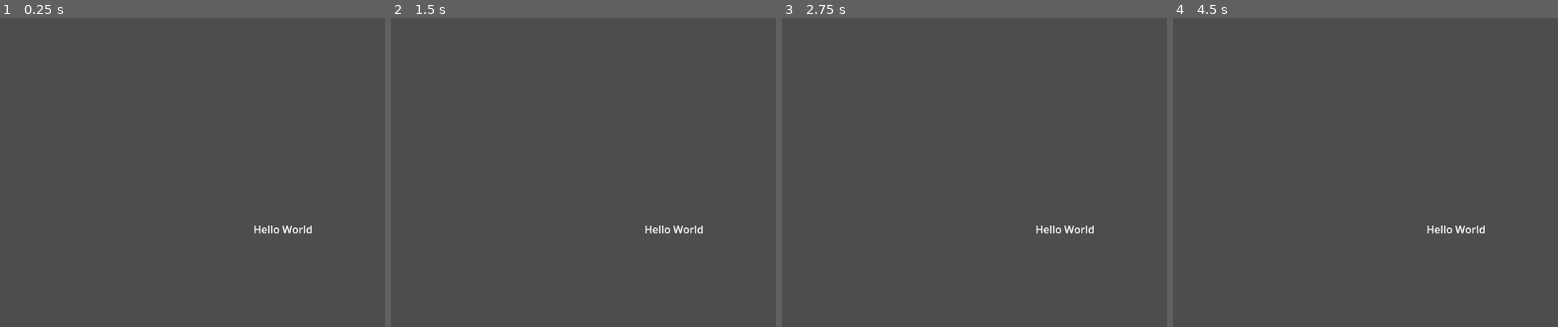
Above: before the commit, frames 1-4 (left to right).
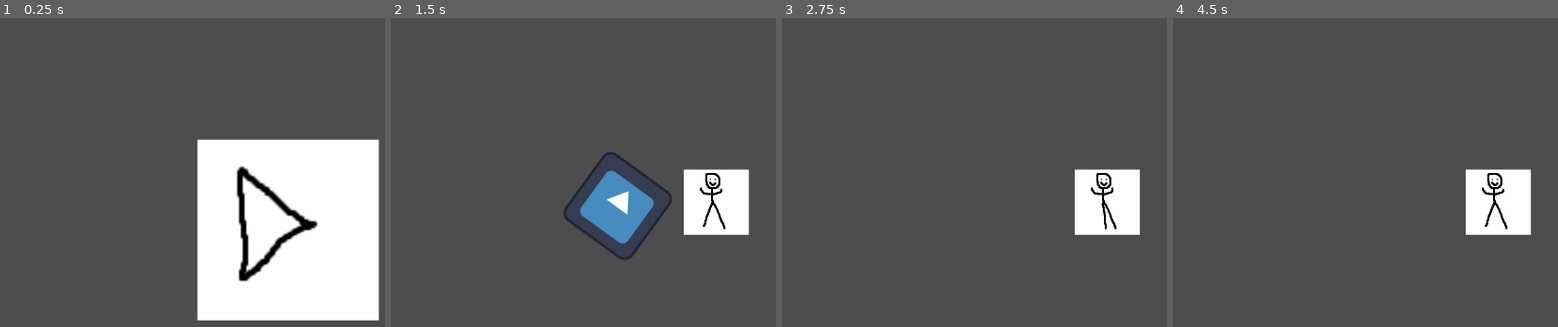
Above: after the commit, the same moments.

Repository: Jolomolokolo/FragmentsOfFlavor
Game: Godot game, scene res://start_screen.tscn
Same seed, same stepped clock (60 frames per second), same inputs: the game is played once before the commit and once after it. Before the commit the project starts from res://label.tscn. The engine's default icon, where the game draws it, is replaced by a stand-in: a white triangle on a blue panel in a dark square.
Inputs (mouse positions are in pixels of both pictures, inside the frame that each line leads up to):
- Up to frame 1 (0.25 s): no input
- Up to frame 2 (1.5 s): click (679, 231) at 0.52 s; hold Right (ui_right) from 1.28 s (still down)
- Up to frame 3 (2.75 s): release Right (ui_right) at 2.03 s; hold Down (ui_down) from 2.03 s (still down)
- Up to frame 4 (4.5 s): release Down (ui_down) at 2.78 s; hold Right (ui_right) 2.78-3.53 s; tap Enter at 3.5 s; hold Up (ui_up) 3.53-4.28 s; tap Space at 4.25 s; hold Left (ui_left) from 4.28 s (still down)

The runs differ from the first frame. In frame 1, 28% of the frame differs, in the area x 51-99%, y 39-98%; in frame 2, 7.2%; in frame 3, 3.7%; in frame 4, 3.7%.

Commit message:
Start Screen made and start with scene 2-cafe

Diff:
--- /dev/null
+++ b/gamefile/cafe.tscn
@@ -0,0 +1,32 @@
+[gd_scene load_steps=6 format=3 uid="uid://dsd2i2hy1l4ff"]
+
+[ext_resource type="Texture2D" uid="uid://duko4lawp17g8" path="res://icon.svg" id="1_1shns"]
+[ext_resource type="Texture2D" uid="uid://blura11f8mrfe" path="res://icons/animation-1.png" id="1_3aioc"]
+[ext_resource type="Texture2D" uid="uid://dh0wi1dp0c678" path="res://icons/animation-2.png" id="2_8ejl6"]
+[ext_resource type="Script" path="res://player.gd" id="2_biw3y"]
+
+[sub_resource type="SpriteFrames" id="SpriteFrames_tnwyf"]
+animations = [{
+"frames": [{
+"duration": 2.0,
+"texture": ExtResource("1_3aioc")
+}, {
+"duration": 2.0,
+"texture": ExtResource("2_8ejl6")
+}],
+"loop": true,
+"name": &"default",
+"speed": 5.0
+}]
+
+[node name="Cafe" type="Node2D"]
+
+[node name="AnimatedSprite2D" type="AnimatedSprite2D" parent="."]
+position = Vector2(641, 283)
+sprite_frames = SubResource("SpriteFrames_tnwyf")
+autoplay = "default"
+
+[node name="Player" type="Sprite2D" parent="."]
+position = Vector2(490, 289)
+texture = ExtResource("1_1shns")
+script = ExtResource("2_biw3y")
--- a/gamefile/label.tscn
+++ /dev/null
@@ -1,16 +0,0 @@
-[gd_scene format=3 uid="uid://deh7ksmmfabmg"]
-
-[node name="Label" type="Label"]
-anchors_preset = 8
-anchor_left = 0.5
-anchor_top = 0.5
-anchor_right = 0.5
-anchor_bottom = 0.5
-offset_left = -45.5
-offset_top = -11.5
-offset_right = 45.5
-offset_bottom = 11.5
-grow_horizontal = 2
-grow_vertical = 2
-size_flags_horizontal = 4
-text = "Hello World"
--- /dev/null
+++ b/gamefile/player.gd
@@ -0,0 +1,23 @@
+extends Sprite2D
+
+var speed = 800
+var angular_speed = PI
+
+func _process(delta):
+	var direction = 0
+	var velocity = Vector2.ZERO
+
+	if Input.is_action_pressed("ui_left"):
+		direction = -1
+	if Input.is_action_pressed("ui_right"):
+		direction = 1
+
+	rotation += angular_speed * direction * delta
+
+	if Input.is_action_pressed("ui_up"):
+		velocity = Vector2.UP.rotated(rotation) * speed
+
+	if Input.is_action_pressed("ui_down"):
+		velocity = Vector2.DOWN.rotated(rotation) * speed
+
+	position += velocity * delta
--- a/gamefile/project.godot
+++ b/gamefile/project.godot
@@ -11,6 +11,41 @@
 [application]
 
 config/name="Fragment of Flavor"
-run/main_scene="res://label.tscn"
+run/main_scene="res://start_screen.tscn"
 config/features=PackedStringArray("4.3", "Forward Plus")
 config/icon="res://icon.svg"
+
+[input]
+
+ui_left={
+"deadzone": 0.5,
+"events": [Object(InputEventKey,"resource_local_to_scene":false,"resource_name":"","device":0,"window_id":0,"alt_pressed":false,"shift_pressed":false,"ctrl_pressed":false,"meta_pressed":false,"pressed":false,"keycode":4194319,"physical_keycode":0,"key_label":0,"unicode":0,"location":0,"echo":false,"script":null)
+, Object(InputEventJoypadButton,"resource_local_to_scene":false,"resource_name":"","device":0,"button_index":13,"pressure":0.0,"pressed":false,"script":null)
+, Object(InputEventJoypadMotion,"resource_local_to_scene":false,"resource_name":"","device":0,"axis":0,"axis_value":-1.0,"script":null)
+, Object(InputEventKey,"resource_local_to_scene":false,"resource_name":"","device":-1,"window_id":0,"alt_pressed":false,"shift_pressed":false,"ctrl_pressed":false,"meta_pressed":false,"pressed":false,"keycode":0,"physical_keycode":65,"key_label":0,"unicode":97,"location":0,"echo":false,"script":null)
+]
+}
+ui_right={
+"deadzone": 0.5,
+"events": [Object(InputEventKey,"resource_local_to_scene":false,"resource_name":"","device":0,"window_id":0,"alt_pressed":false,"shift_pressed":false,"ctrl_pressed":false,"meta_pressed":false,"pressed":false,"keycode":4194321,"physical_keycode":0,"key_label":0,"unicode":0,"location":0,"echo":false,"script":null)
+, Object(InputEventJoypadButton,"resource_local_to_scene":false,"resource_name":"","device":0,"button_index":14,"pressure":0.0,"pressed":false,"script":null)
+, Object(InputEventJoypadMotion,"resource_local_to_scene":false,"resource_name":"","device":0,"axis":0,"axis_value":1.0,"script":null)
+, Object(InputEventKey,"resource_local_to_scene":false,"resource_name":"","device":-1,"window_id":0,"alt_pressed":false,"shift_pressed":false,"ctrl_pressed":false,"meta_pressed":false,"pressed":false,"keycode":0,"physical_keycode":68,"key_label":0,"unicode":100,"location":0,"echo":false,"script":null)
+]
+}
+ui_up={
+"deadzone": 0.5,
+"events": [Object(InputEventKey,"resource_local_to_scene":false,"resource_name":"","device":0,"window_id":0,"alt_pressed":false,"shift_pressed":false,"ctrl_pressed":false,"meta_pressed":false,"pressed":false,"keycode":4194320,"physical_keycode":0,"key_label":0,"unicode":0,"location":0,"echo":false,"script":null)
+, Object(InputEventJoypadButton,"resource_local_to_scene":false,"resource_name":"","device":0,"button_index":11,"pressure":0.0,"pressed":false,"script":null)
+, Object(InputEventJoypadMotion,"resource_local_to_scene":false,"resource_name":"","device":0,"axis":1,"axis_value":-1.0,"script":null)
+, Object(InputEventKey,"resource_local_to_scene":false,"resource_name":"","device":-1,"window_id":0,"alt_pressed":false,"shift_pressed":false,"ctrl_pressed":false,"meta_pressed":false,"pressed":false,"keycode":0,"physical_keycode":87,"key_label":0,"unicode":119,"location":0,"echo":false,"script":null)
+]
+}
+ui_down={
+"deadzone": 0.5,
+"events": [Object(InputEventKey,"resource_local_to_scene":false,"resource_name":"","device":0,"window_id":0,"alt_pressed":false,"shift_pressed":false,"ctrl_pressed":false,"meta_pressed":false,"pressed":false,"keycode":4194322,"physical_keycode":0,"key_label":0,"unicode":0,"location":0,"echo":false,"script":null)
+, Object(InputEventJoypadButton,"resource_local_to_scene":false,"resource_name":"","device":0,"button_index":12,"pressure":0.0,"pressed":false,"script":null)
+, Object(InputEventJoypadMotion,"resource_local_to_scene":false,"resource_name":"","device":0,"axis":1,"axis_value":1.0,"script":null)
+, Object(InputEventKey,"resource_local_to_scene":false,"resource_name":"","device":-1,"window_id":0,"alt_pressed":false,"shift_pressed":false,"ctrl_pressed":false,"meta_pressed":false,"pressed":false,"keycode":0,"physical_keycode":83,"key_label":0,"unicode":115,"location":0,"echo":false,"script":null)
+]
+}
--- /dev/null
+++ b/gamefile/start_button.gd
@@ -0,0 +1,5 @@
+extends Button
+
+func _on_pressed():
+	get_tree().change_scene_to_file("res://cafe.tscn")
+	print("Func works")
--- /dev/null
+++ b/gamefile/start_screen.tscn
@@ -0,0 +1,31 @@
+[gd_scene load_steps=3 format=3 uid="uid://snql310iuylc"]
+
+[ext_resource type="Texture2D" uid="uid://2snduvs4xku6" path="res://icons/start-button.png" id="1_jhj7g"]
+[ext_resource type="Script" path="res://start_button.gd" id="2_0titd"]
+
+[node name="StartScreen" type="Control"]
+layout_mode = 3
+anchors_preset = 15
+anchor_right = 1.0
+anchor_bottom = 1.0
+grow_horizontal = 2
+grow_vertical = 2
+
+[node name="StartButton" type="Button" parent="."]
+layout_mode = 1
+anchors_preset = 15
+anchor_right = 1.0
+anchor_bottom = 1.0
+offset_left = 441.0
+offset_top = 183.0
+offset_right = -424.0
+offset_bottom = -179.0
+grow_horizontal = 2
+grow_vertical = 2
+icon = ExtResource("1_jhj7g")
+flat = true
+icon_alignment = 1
+expand_icon = true
+script = ExtResource("2_0titd")
+
+[connection signal="pressed" from="StartButton" to="StartButton" method="_on_pressed"]
Binary file added: gamefile/icons/animation-1.png
Not shown, added: gamefile/icons/animation-1.png.import
Binary file added: gamefile/icons/animation-2.png
Not shown, added: gamefile/icons/animation-2.png.import
Binary file added: gamefile/icons/start-button.png
Not shown, added: gamefile/icons/start-button.png.import
Not shown, added: gamefile/lab5F21.tmp
Not shown, added: gamefile/labA0AD.tmp
Not shown, added: gamefile/labD5EB.tmp
